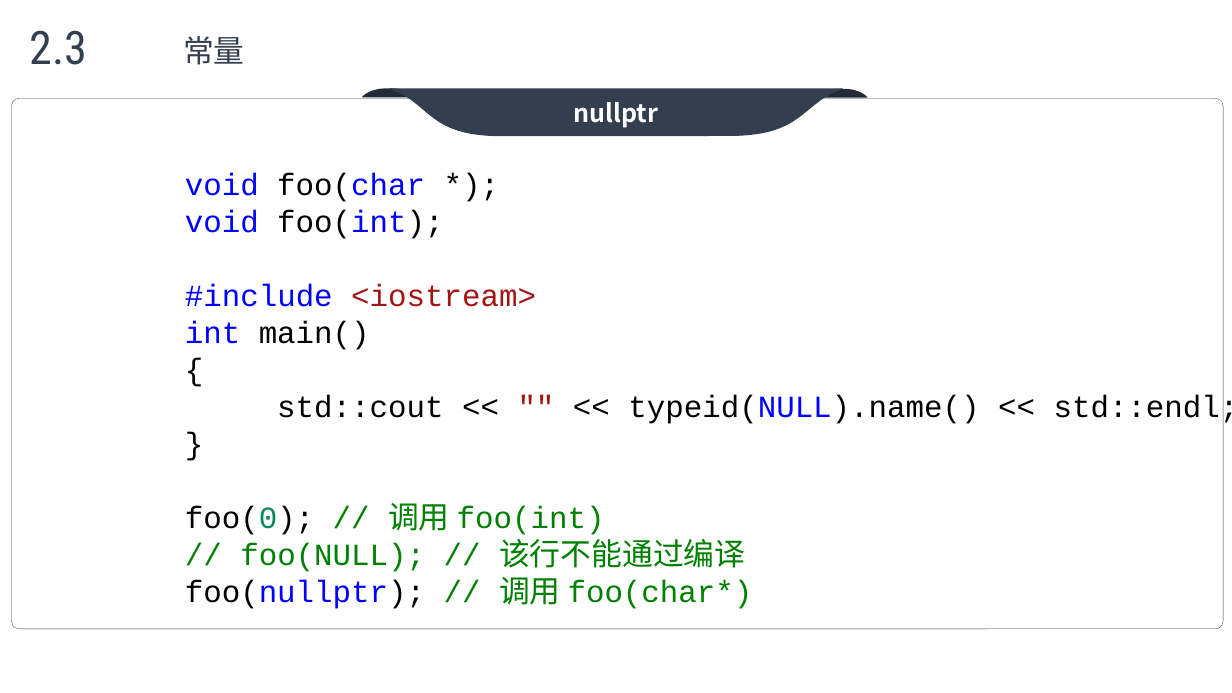
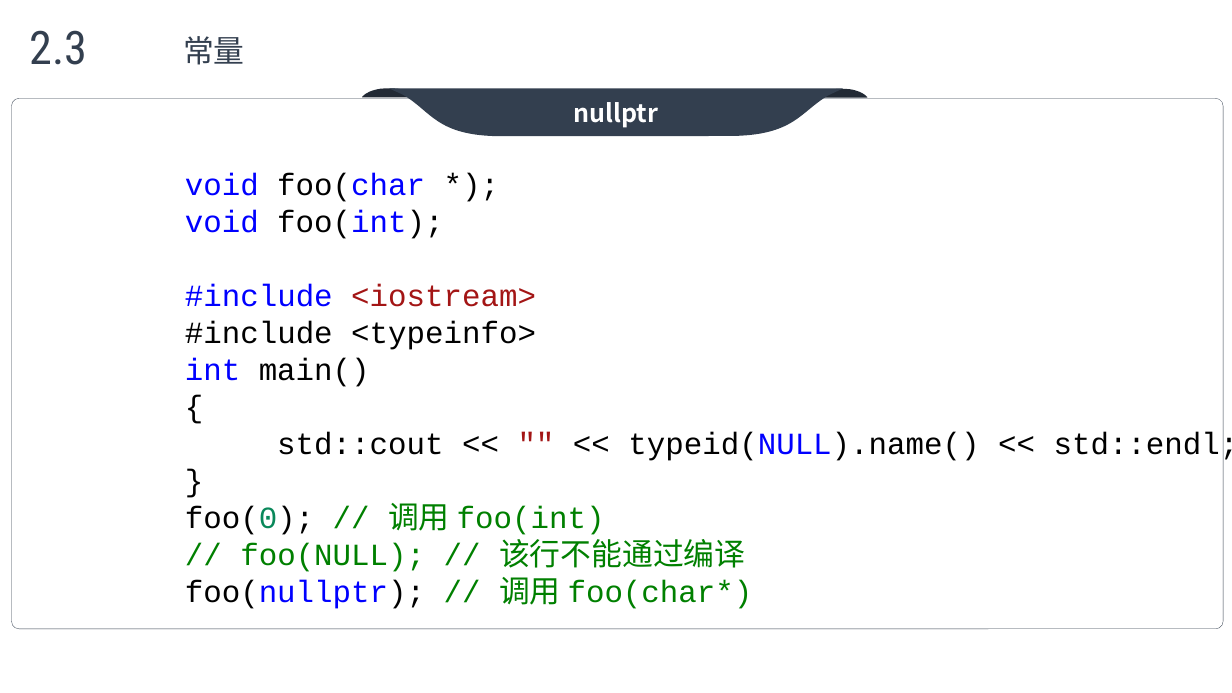
Before and after one commit to max4sharing/modern_cpp, a slide deck: slide 21 of C++11.pptx (slide 20 before the commit). Drawn at 1232x693 pixels with LibreOffice and Linux fonts; fonts in the diff are those of the drawing; background and template pictures are left out. Boxes give left, top, right and bottom in pixels: in the first picture for what was removed or moved away, otherwise in the second. Text is boxed around its words. In the diff, an @@ line names an element or a change of style, - is before the commit and + after.

```diff
--- a/C++11.pptx
+++ b/C++11.pptx
@@ text at bbox=[185, 321, 536, 350]: paragraph added @@
+#include <typeinfo>
```
Also in this commit, not shown: 7 other slides changed, 1 slide added, 2 other files.
